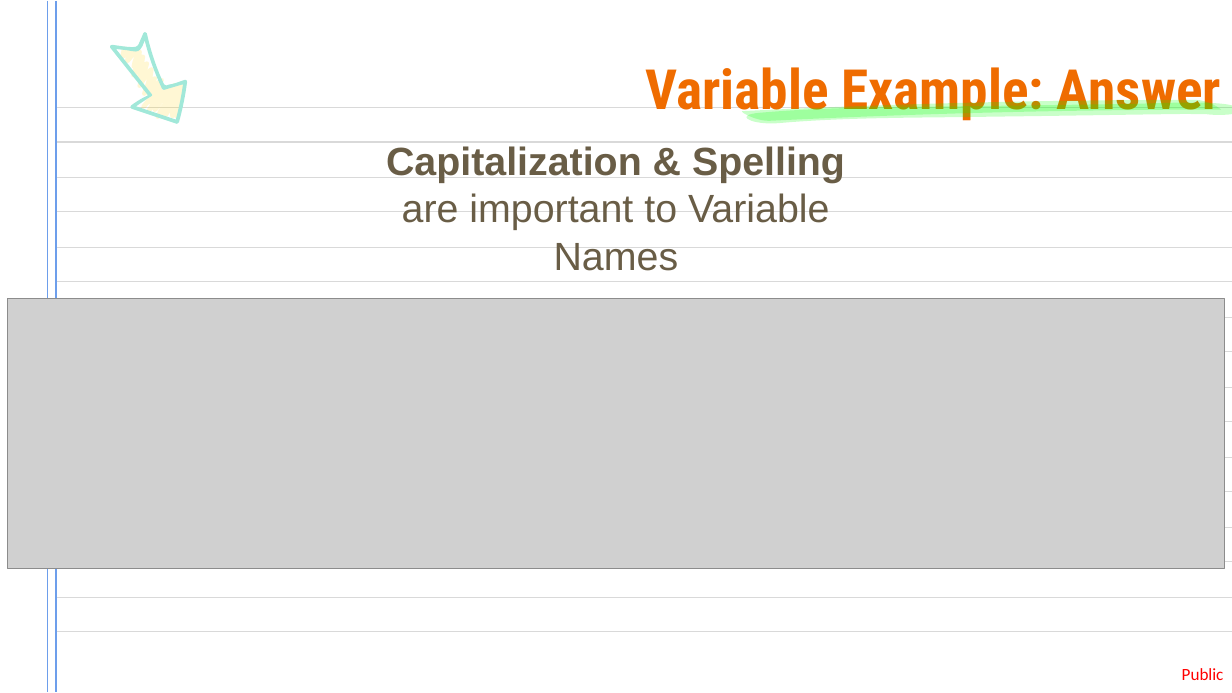
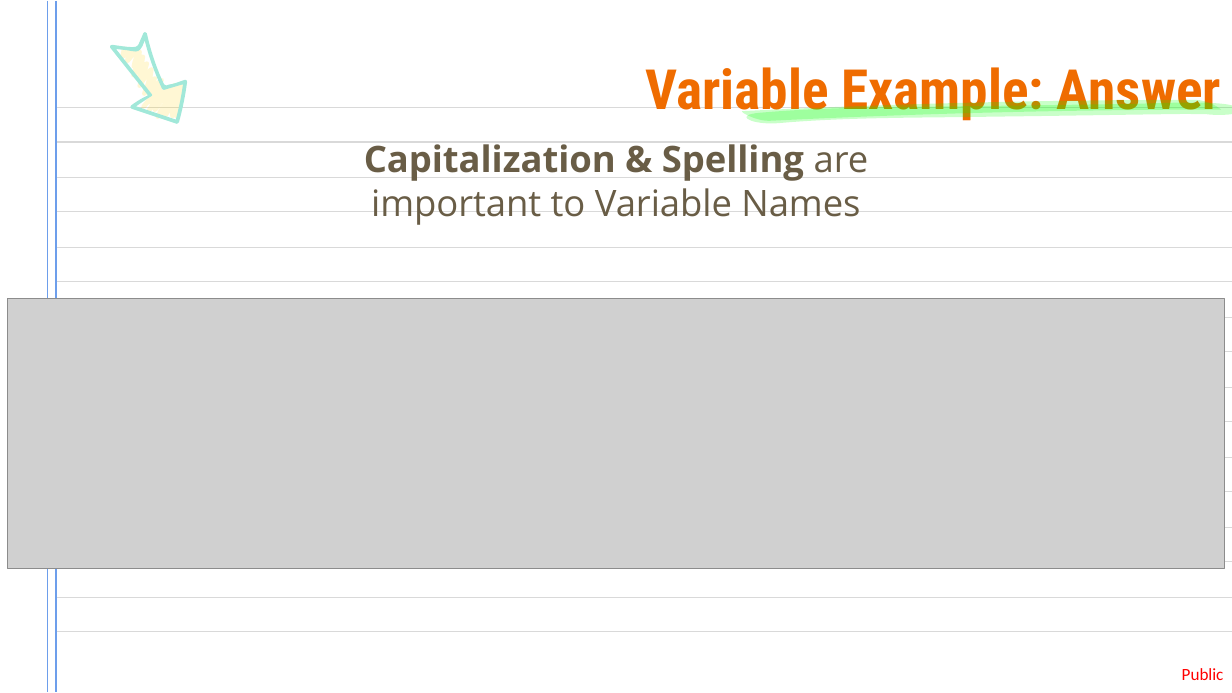
Before and after one commit to pi515/tech-mentorship, a slide deck: slide 16 of unit-02-variables/lesson.pptx (slide 15 before the commit). Drawn at 1232x693 pixels with LibreOffice and Linux fonts; fonts in the diff are those of the drawing; grey boxes stand for pictures. Boxes give left, top, right and bottom in pixels: in the first picture for what was removed or moved away, otherwise in the second. Text is boxed around its words. In the diff, an @@ line names an element or a change of style, - is before the commit and + after.

```diff
--- a/unit-02-variables/lesson.pptx
+++ b/unit-02-variables/lesson.pptx
@@ subtitle "Capitalization & Spelling are important ..." at [364,144,869,225]: size 23 to 21.3 pt, font Arial to Open Sans @@
```
Also in this commit, not shown: 22 other slides changed, 1 slide added.
